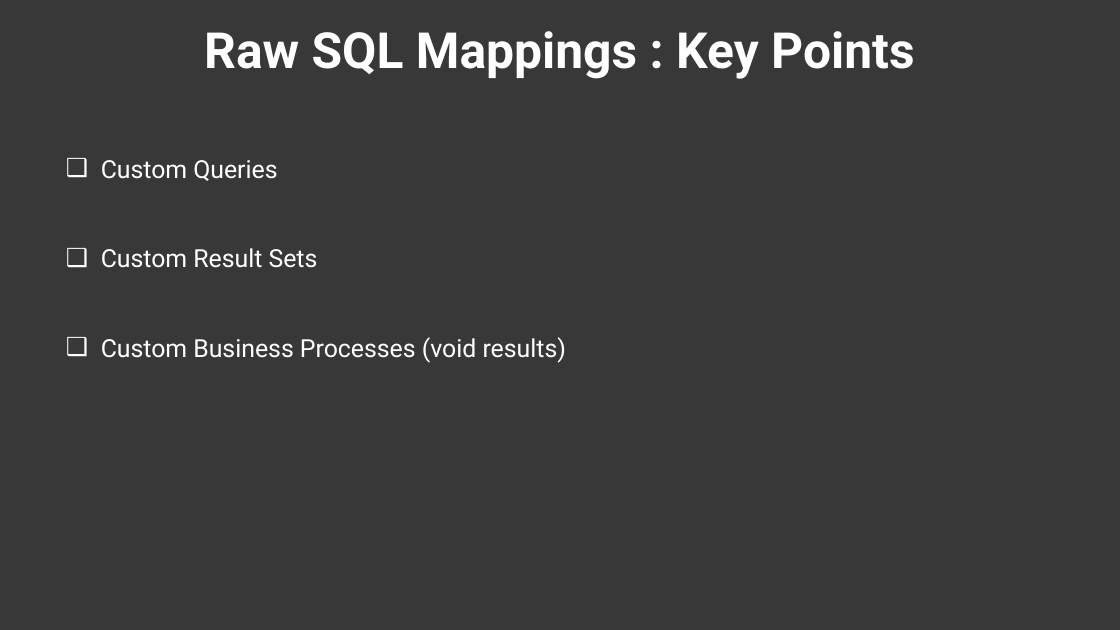
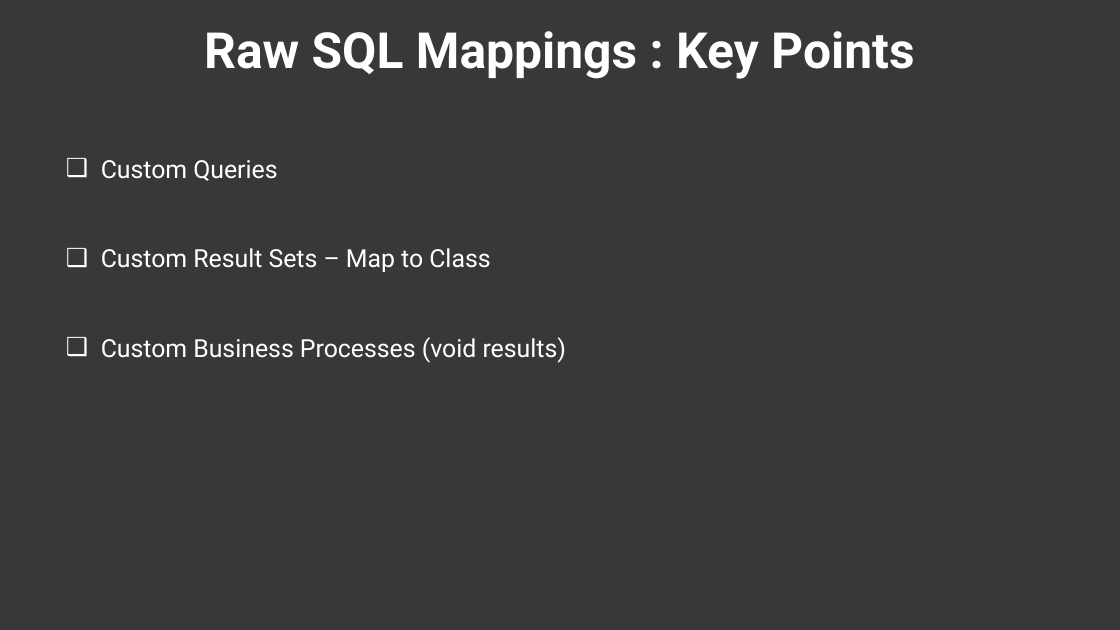
Before and after one commit to twalkerb/Entity-foundation-.NET-6, a slide deck: slide 24 of Sections/Section 3/Entity Fundamentals Using .NET 6_Section 3.pptx (slide 21 before the commit). Drawn at 1120x630 pixels with LibreOffice and Linux fonts; fonts in the diff are those of the drawing; background and template pictures are left out; a plain dark background stands for a picture behind light text. Boxes give left, top, right and bottom in pixels: in the first picture for what was removed or moved away, otherwise in the second. Text is boxed around its words. In the diff, an @@ line names an element or a change of style, - is before the commit and + after.

```diff
--- a/Sections/Section 3/Entity Fundamentals Using .NET 6_Section 3.pptx
+++ b/Sections/Section 3/Entity Fundamentals Using .NET 6_Section 3.pptx
@@ text at [101,248,490,272]: text changed @@
-❑ Custom Result Sets
+❑ Custom Result Sets – Map to Class
```
Also in this commit, not shown: 2 other slides changed, 3 slides added, 26 other files.
